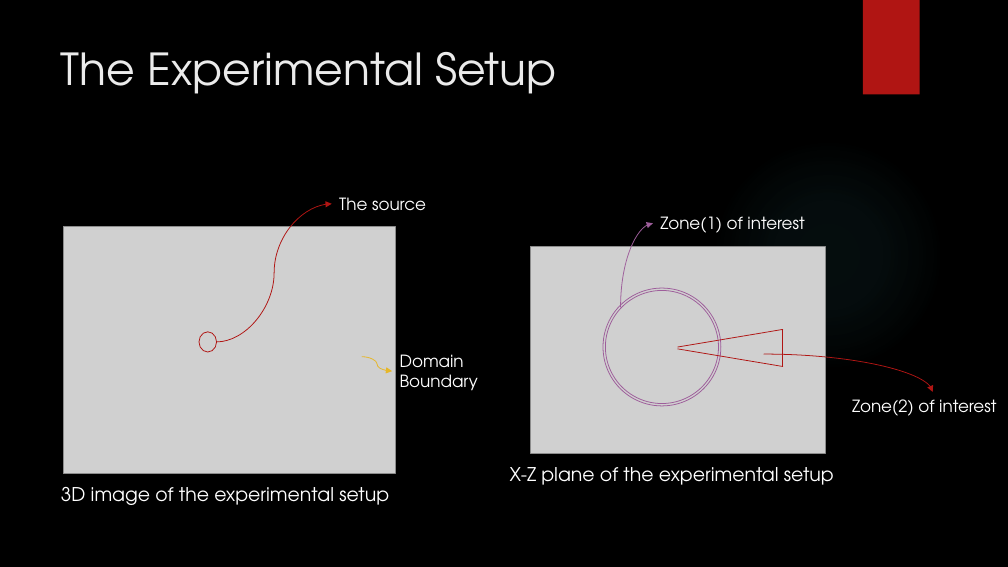
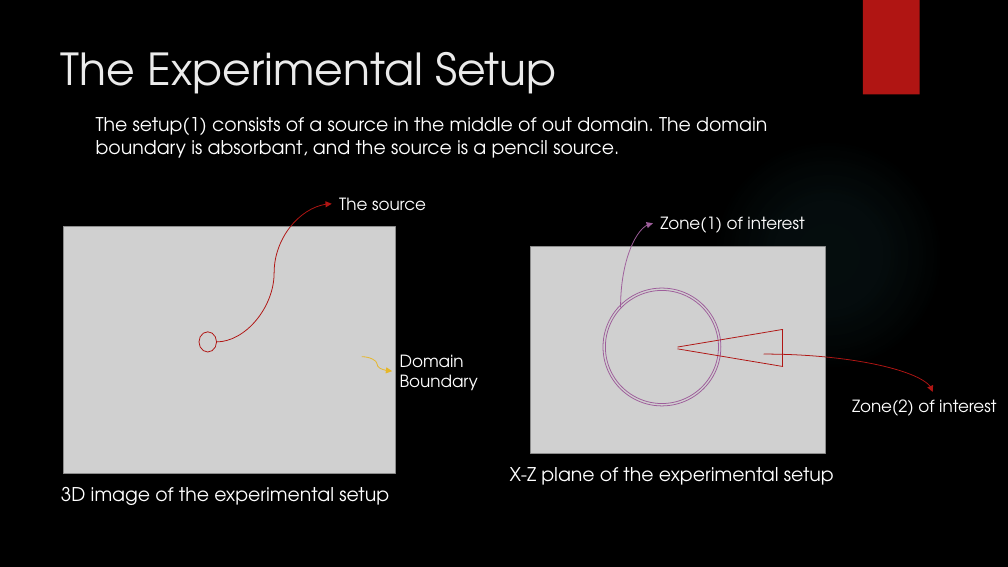
Before and after one commit to KAANVOLKAN05/GPGPU_Research, a slide deck: slide 2 of MonteCarlo/MonteCarloProj/Presentation for West River.pptx. Drawn at 1008x567 pixels with LibreOffice and Linux fonts; fonts in the diff are those of the drawing; grey boxes stand for pictures; background and template pictures are left out. Boxes give left, top, right and bottom in pixels: in the first picture for what was removed or moved away, otherwise in the second. Text is boxed around its words. In the diff, an @@ line names an element or a change of style, - is before the commit and + after.

```diff
--- a/MonteCarlo/MonteCarloProj/Presentation for West River.pptx
+++ b/MonteCarlo/MonteCarloProj/Presentation for West River.pptx
@@ text added at (96, 117, 767, 158), 18 pt, text #FFFFFF @@
+The setup(1) consists of a source in the middle of out domain. The domain boundary is absorbant, and the source is a pencil source.
```
Also in this commit, not shown: 4 other slides changed, 3 slides added, 8 slides removed, 1 other file.
